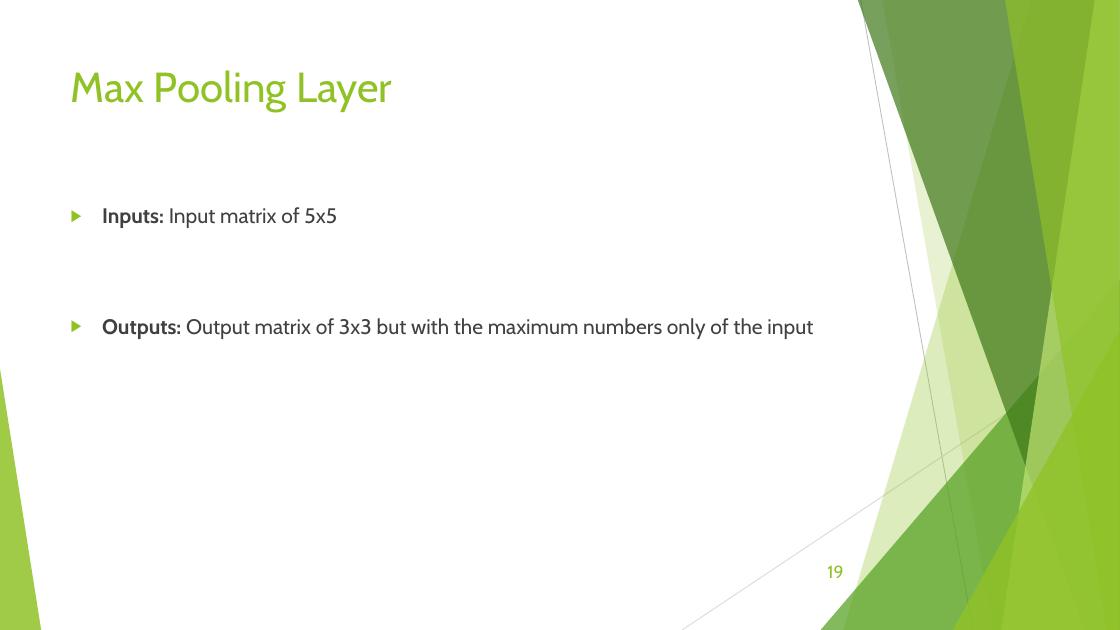
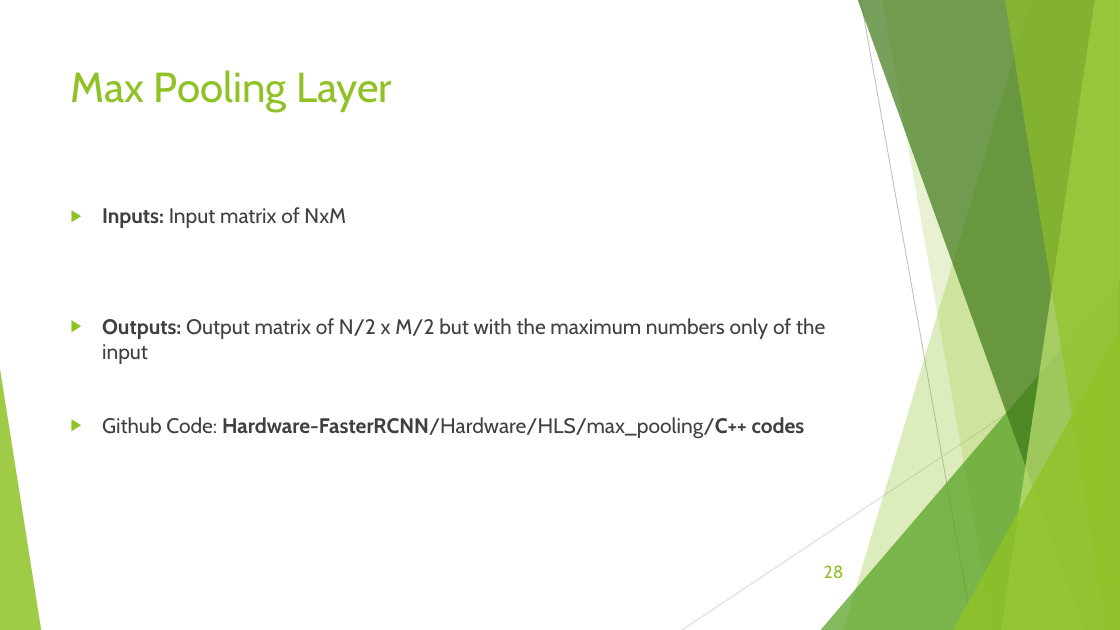
Before and after one commit to Ramy-osama/Hardware-FasterRCNN, a slide deck: slide 28 of Documentation/6-13-2020.pptx (slide 19 before the commit). Drawn at 1120x630 pixels with LibreOffice and Linux fonts; fonts in the diff are those of the drawing. Boxes give left, top, right and bottom in pixels: in the first picture for what was removed or moved away, otherwise in the second. Text is boxed around its words. In the diff, an @@ line names an element or a change of style, - is before the commit and + after.

```diff
--- a/Documentation/6-13-2020.pptx
+++ b/Documentation/6-13-2020.pptx
@@ text at [102,207,825,438]: text changed @@
-▶ Inputs: Input matrix of 5x5
-▶ Outputs: Output matrix of 3x3 but with the maximum numbers only of the input
+▶ Inputs: Input matrix of NxM
+▶ Outputs: Output matrix of N/2 x M/2 but with the maximum numbers only of the input
+▶ Github Code: Hardware-FasterRCNN/Hardware/HLS/max_pooling/C++ codes
@@ page number at [824,565,844,578]: text changed @@
-19
+28
```
Also in this commit, not shown: 13 other slides changed, 24 slides added, 1 slide removed, 14 other files.
